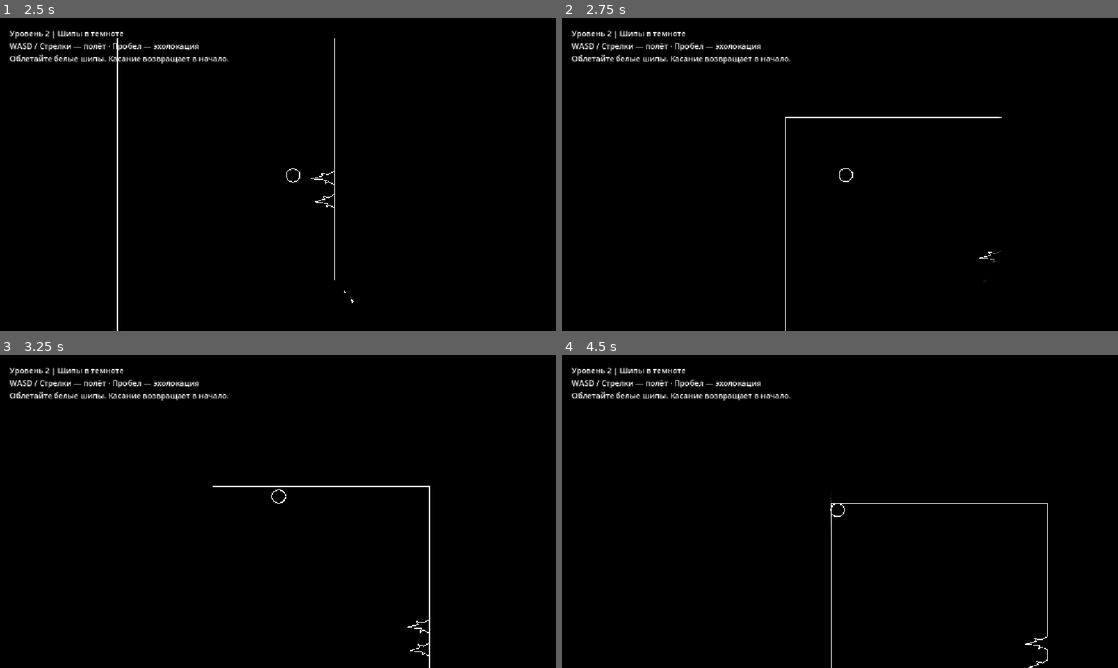
Above: before the commit, frames 1-4 (two rows, left to right).
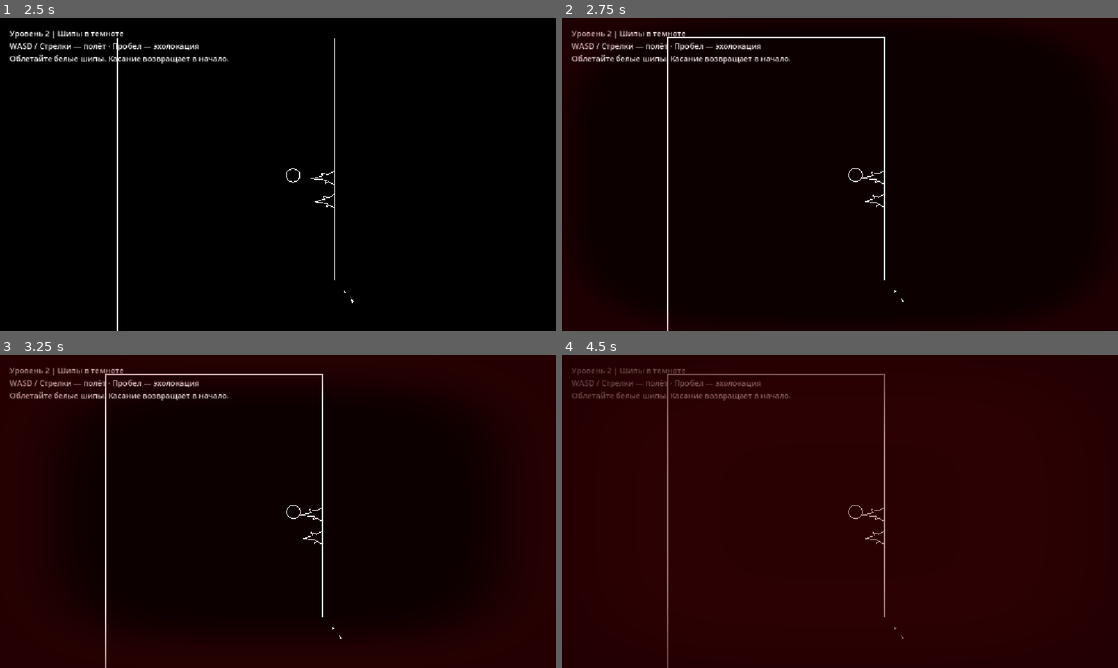
Above: after the commit, the same moments.

Repository: zhivushko/I-m_a_Bat
Game: Godot game, scene res://scenes/level/level_2.tscn
Same seed, same stepped clock (60 frames per second), same inputs: the game is played once before the commit and once after it. This scene is started directly instead of the project's main scene.
Inputs:
- Up to frame 1 (2.5 s): tap Enter (ui_accept) at 0.5, 0.77, 0.8, 1.07, 1.35, 1.52, 1.82, 2.3 s; hold Right (ui_right) 0.53-1.28 s; hold Space 0.53-1.28 s; hold Down (ui_down) 1.28-2.03 s; tap Space at 1.55 s; hold Right (ui_right) from 2.03 s (still down); hold Space from 2.03 s (still down)
- Up to frame 2 (2.75 s): keep holding Right (ui_right); keep holding Space
- Up to frame 3 (3.25 s): release Right (ui_right) at 2.78 s; release Space at 2.78 s; hold Up (ui_up) from 2.78 s (still down); tap Space at 2.85 s; tap Enter (ui_accept) at 3.02 s
- Up to frame 4 (4.5 s): tap Enter (ui_accept) at 3.32, 3.6, 3.77, 4.07, 4.25 s; release Up (ui_up) at 3.53 s; hold Left (ui_left) from 3.53 s (still down); tap Space at 4.35 s

Frame 1 is identical in both runs. In frame 2, 9.6% of the frame differs, in the area x 0-100%, y 0-100%; in frame 3, 42%; in frame 4, 100%.

Commit message:
feat: add two-second death vignette with scream audio

Diff:
--- /dev/null
+++ b/assets/shaders/death_blood.gdshader
@@ -0,0 +1,20 @@
+shader_type canvas_item;
+render_mode unshaded;
+
+uniform vec2 origin = vec2(0.5);
+uniform float progress : hint_range(0.0, 1.0) = 0.0;
+uniform float blackout : hint_range(0.0, 1.0) = 0.0;
+
+void fragment() {
+	vec2 center = mix(vec2(0.5), origin, 0.08);
+	vec2 p = abs(UV - center) * 2.0;
+	// A soft rounded vignette gradually closes in, leaving the center readable.
+	float edge_distance = pow(pow(p.x, 4.0) + pow(p.y, 4.0), 0.25);
+	float inward_edge = mix(0.94, 0.28, progress);
+	float vignette = smoothstep(inward_edge, 1.18, edge_distance);
+	float entrance = smoothstep(0.0, 0.12, progress);
+	float pulse = 1.0 + sin(progress * 6.2831853) * 0.035;
+	float alpha = entrance * (0.08 + vignette * mix(0.32, 0.54, progress)) * pulse;
+	vec3 color = mix(vec3(0.62, 0.018, 0.04), vec3(0.28, 0.004, 0.018), vignette);
+	COLOR = vec4(mix(color, vec3(0.0), blackout), mix(alpha, 1.0, blackout));
+}
--- /dev/null
+++ b/scenes/fx/DeathEffect.tscn
@@ -0,0 +1,27 @@
+[gd_scene load_steps=5 format=3]
+
+[ext_resource type="Script" path="res://scenes/fx/death_effect.gd" id="1_script"]
+[ext_resource type="Shader" path="res://assets/shaders/death_blood.gdshader" id="2_shader"]
+[ext_resource type="AudioStream" path="res://assets/sounds/deth_sound.wav" id="3_death_sound"]
+
+[sub_resource type="ShaderMaterial" id="ShaderMaterial_blood"]
+resource_local_to_scene = true
+shader = ExtResource("2_shader")
+
+[node name="DeathEffect" type="CanvasLayer"]
+process_mode = 3
+layer = 100
+script = ExtResource("1_script")
+
+[node name="Overlay" type="ColorRect" parent="."]
+material = SubResource("ShaderMaterial_blood")
+anchors_preset = 15
+anchor_right = 1.0
+anchor_bottom = 1.0
+grow_horizontal = 2
+grow_vertical = 2
+mouse_filter = 0
+
+[node name="DeathSound" type="AudioStreamPlayer" parent="."]
+stream = ExtResource("3_death_sound")
+volume_db = 4.0
--- /dev/null
+++ b/scenes/fx/death_effect.gd
@@ -0,0 +1,36 @@
+extends CanvasLayer
+
+const DEATH_DURATION: float = 2.0
+const BLACKOUT_DURATION: float = 0.2
+
+@onready var overlay: ColorRect = $Overlay
+@onready var death_sound: AudioStreamPlayer = $DeathSound
+
+func play(screen_origin: Vector2) -> void:
+	var shader: ShaderMaterial = overlay.material
+	shader.set_shader_parameter("origin", screen_origin.clamp(Vector2.ZERO, Vector2.ONE))
+	get_tree().paused = true
+	death_sound.play()
+	var tween := create_tween().set_parallel(true)
+	tween.tween_method(_set_progress, 0.0, 1.0, DEATH_DURATION).set_trans(Tween.TRANS_SINE).set_ease(Tween.EASE_OUT)
+	tween.tween_method(_set_blackout, 0.0, 1.0, BLACKOUT_DURATION)\
+		.set_delay(DEATH_DURATION - BLACKOUT_DURATION).set_trans(Tween.TRANS_SINE)
+	tween.chain().tween_callback(_restart_level)
+
+func _set_progress(value: float) -> void:
+	overlay.material.set_shader_parameter("progress", value)
+
+func _set_blackout(value: float) -> void:
+	overlay.material.set_shader_parameter("blackout", value)
+
+func _restart_level() -> void:
+	var error := get_tree().reload_current_scene()
+	get_tree().paused = false
+	if error != OK:
+		push_error("Could not restart the level after death: ", error)
+		queue_free()
+		return
+	var tween := create_tween()
+	tween.tween_interval(0.05)
+	tween.tween_property(overlay, "modulate:a", 0.0, 0.18)
+	tween.tween_callback(queue_free)
--- a/scenes/player/player.gd
+++ b/scenes/player/player.gd
@@ -1,4 +1,6 @@
 extends CharacterBody2D
+
+const DEATH_EFFECT: PackedScene = preload("res://scenes/fx/DeathEffect.tscn")
 
 @export var speed: float = 220.0
 @export var step_interval: float = 0.45
@@ -9,6 +11,7 @@
 @export var wing_flap_sound: AudioStream
 
 var step_timer: float = 0.0
+var is_dead: bool = false
 
 @onready var light: PointLight2D = $PointLight2D
 @onready var contour_line: Line2D = $Line2D
@@ -75,6 +78,8 @@
 	return tex
 
 func _physics_process(delta: float) -> void:
+	if is_dead:
+		return
 	var input_dir = Input.get_vector("ui_left", "ui_right", "ui_up", "ui_down")
 
 	if input_dir == Vector2.ZERO:
@@ -150,6 +155,8 @@
 			stomp()
 
 func stomp() -> void:
+	if is_dead:
+		return
 	play_screech_sound()
 	spawn_sound_wave(8.5, 3.5, 64, 1.5)
 	shake_camera()
@@ -178,3 +185,20 @@
 	wave.ray_count = num_rays
 	wave.fade_duration = duration
 	get_parent().add_child(wave)
+
+func die() -> void:
+	if is_dead or get_tree().paused:
+		return
+	is_dead = true
+	velocity = Vector2.ZERO
+	set_physics_process(false)
+	set_process_unhandled_input(false)
+	wing_flap_audio.stop()
+	screech_audio.stop()
+	_show_death_effect.call_deferred()
+
+func _show_death_effect() -> void:
+	var screen_origin := get_global_transform_with_canvas().origin / get_viewport_rect().size
+	var effect := DEATH_EFFECT.instantiate()
+	get_tree().root.add_child(effect)
+	effect.play(screen_origin)
--- a/scenes/world/level_exit.gd
+++ b/scenes/world/level_exit.gd
@@ -11,7 +11,7 @@
 	body_entered.connect(_on_body_entered)
 
 func _on_body_entered(body: Node2D) -> void:
-	if is_activated:
+	if is_activated or body.get("is_dead") == true:
 		return
 
 	if body.is_in_group("player") or body is CharacterBody2D or body.name == "Player":
--- a/scenes/world/spike.gd
+++ b/scenes/world/spike.gd
@@ -35,7 +35,4 @@
 	if restarting or body != get_tree().current_scene.get_node_or_null("Player"):
 		return
 	restarting = true
-	_restart_level.call_deferred()
-
-func _restart_level() -> void:
-	get_tree().reload_current_scene()
+	body.die()
Not shown, added: assets/shaders/death_blood.gdshader.uid
Not shown, added: assets/sounds/deth_sound.wav.import
Not shown, added: scenes/fx/death_effect.gd.uid
Not shown, added: assets/sounds/deth_sound.wav
